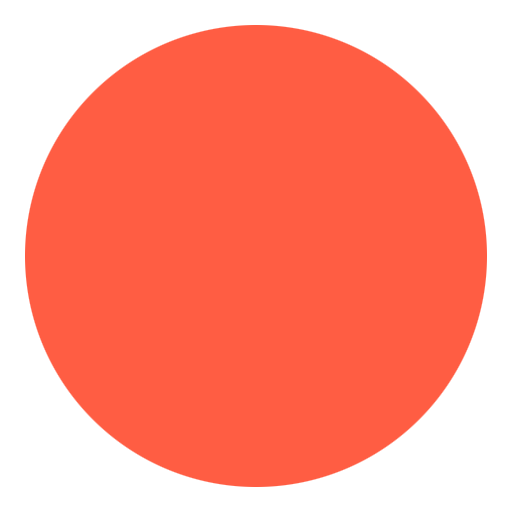
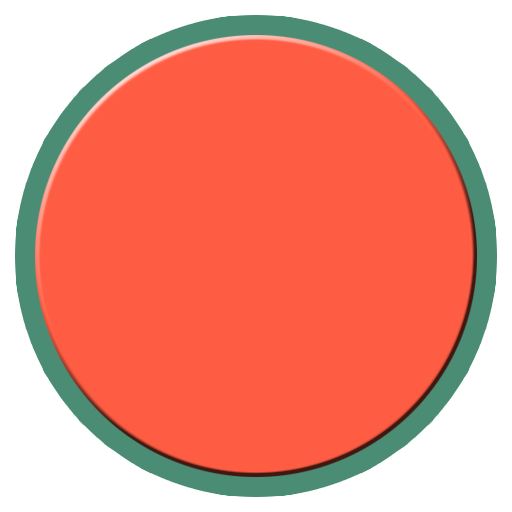
Two versions of the same layered image (w=512, h=512). Layer-by-layer changes:
painted on "Layer 1" over <box>25,25,487,487</box>
